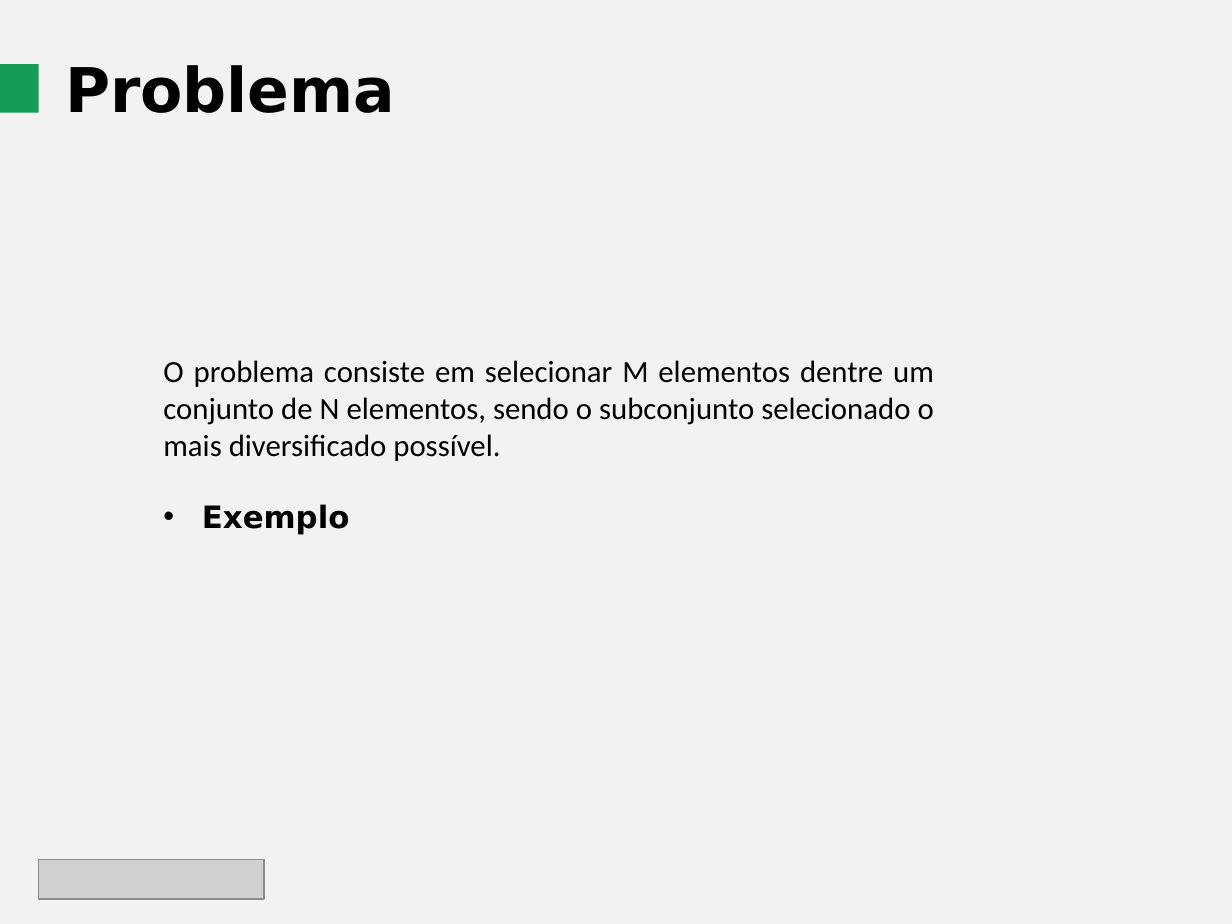
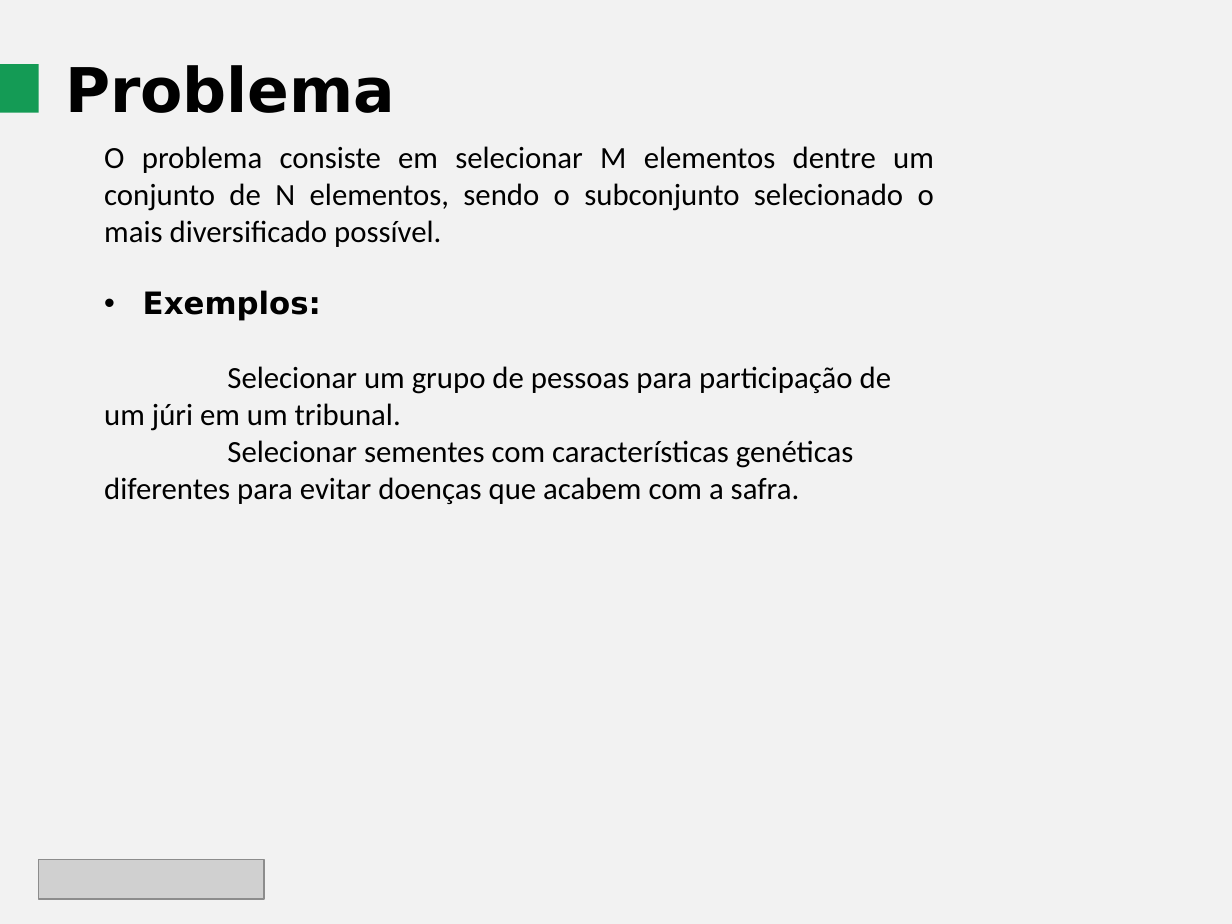
Before and after one commit to vensller/Maximum-Diversity-Problem, a slide deck: slide 2 of Guia e Tarefas/Apresentação Primeira Entrega.pptx. Drawn at 1232x924 pixels with LibreOffice and Linux fonts; fonts in the diff are those of the drawing; grey boxes stand for pictures. Boxes give left, top, right and bottom in pixels: in the first picture for what was removed or moved away, otherwise in the second. Text is boxed around its words. In the diff, an @@ line names an element or a change of style, - is before the commit and + after.

```diff
--- a/Guia e Tarefas/Apresentação Primeira Entrega.pptx
+++ b/Guia e Tarefas/Apresentação Primeira Entrega.pptx
@@ text "O problema consiste em selecionar ...": place and size @@
-text "O problema consiste em selecionar ..." at <box>163,360,934,535</box>
+text "O problema consiste em selecionar ..." at <box>104,146,934,504</box>
@@ text at <box>104,290,891,504</box>: text changed; font DejaVu Sans to Calibri; bold off @@
-• Exemplo
+• Exemplos:
+Selecionar um grupo de pessoas para participação de um júri em um tribunal.
+Selecionar sementes com características genéticas diferentes para evitar doenças que acabem com a safra.
```
Also in this commit, not shown: 1 other slide changed, 2 slides added.
